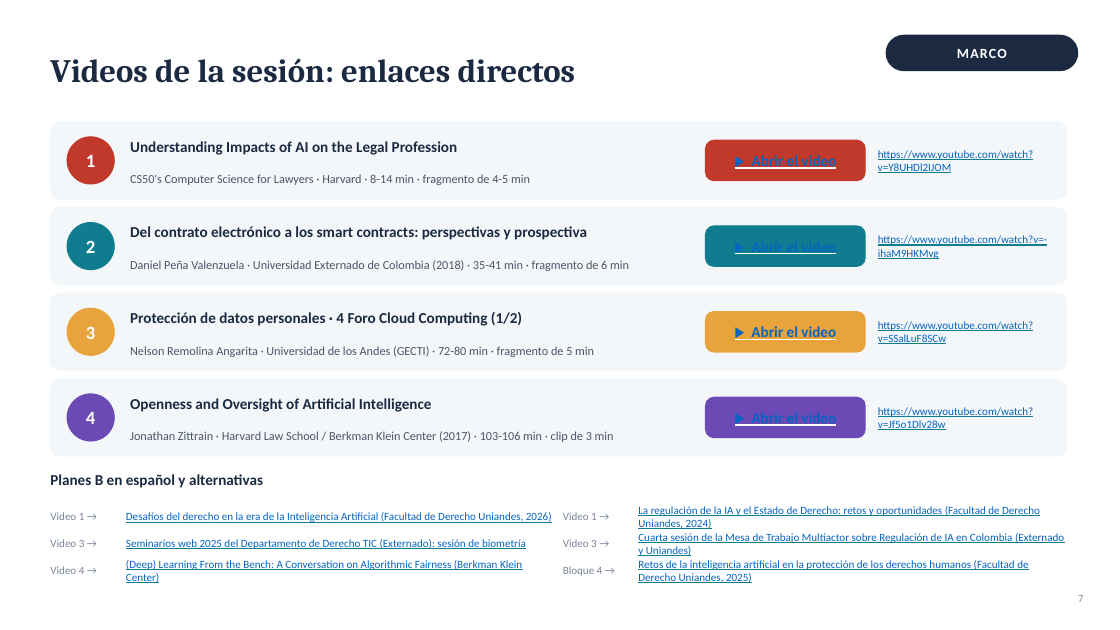
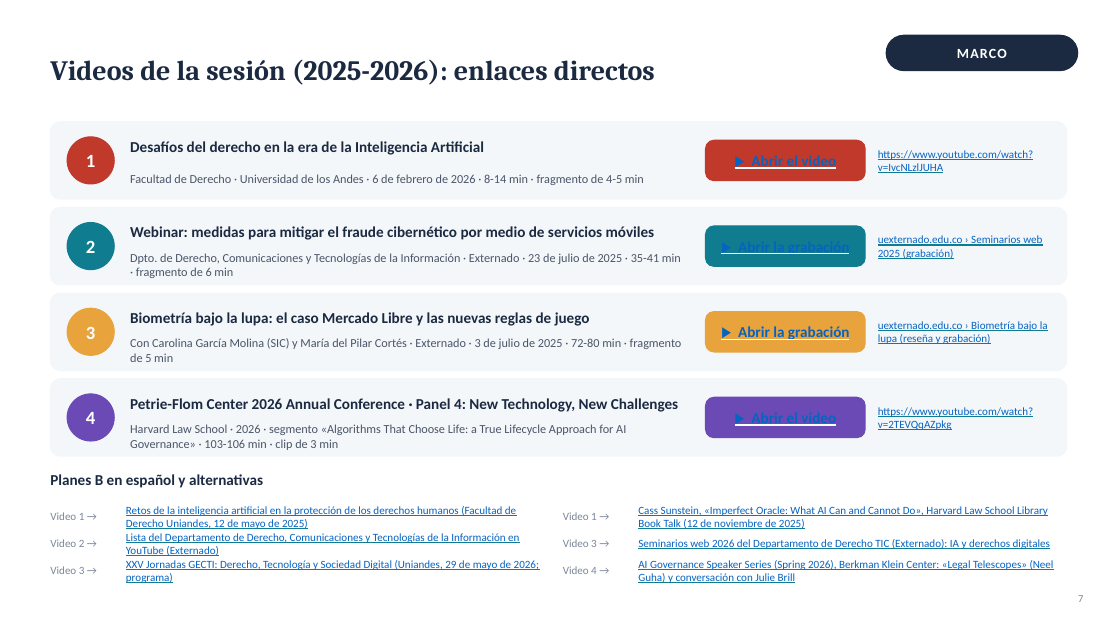
Before and after one commit to Arturoramos22/Arturoramos22, a slide deck: slide 7 of conferencia-derecho-tecnologia/DIAPOSITIVAS.pptx. Drawn at 1120x630 pixels with LibreOffice and Linux fonts; fonts in the diff are those of the drawing. Boxes give left, top, right and bottom in pixels: in the first picture for what was removed or moved away, otherwise in the second. Text is boxed around its words. In the diff, an @@ line names an element or a change of style, - is before the commit and + after.

```diff
--- a/conferencia-derecho-tecnologia/DIAPOSITIVAS.pptx
+++ b/conferencia-derecho-tecnologia/DIAPOSITIVAS.pptx
@@ text at (50, 59, 655, 85): text changed; size 28 to 24 pt @@
-Videos de la sesión: enlaces directos
+Videos de la sesión (2025-2026): enlaces directos
@@ text at (130, 141, 484, 155): text changed @@
-Understanding Impacts of AI on the Legal Profession
+Desafíos del derecho en la era de la Inteligencia Artificial
@@ text at (130, 174, 644, 185): text changed @@
-CS50's Computer Science for Lawyers · Harvard · 8-14 min · fragmento de 4-5 min
+Facultad de Derecho · Universidad de los Andes · 6 de febrero de 2026 · 8-14 min · fragmento de 4-5 min
@@ text at (878, 150, 1033, 173): text changed @@
-https://www.youtube.com/watch?v=Y8UHDl2IJOM
+https://www.youtube.com/watch?v=IvcNLzlJUHA
@@ text at (130, 226, 655, 240): text changed @@
-Del contrato electrónico a los smart contracts: perspectivas y prospectiva
+Webinar: medidas para mitigar el fraude cibernético por medio de servicios móviles
@@ text at (878, 235, 1042, 259): text changed @@
-https://www.youtube.com/watch?v=-ihaM9HKMvg
+uexternado.edu.co › Seminarios web 2025 (grabación)
@@ text at (130, 253, 681, 278): text changed @@
-Daniel Peña Valenzuela · Universidad Externado de Colombia (2018) · 35-41 min · fragmento de 6 min
+Dpto. de Derecho, Comunicaciones y Tecnologías de la Información · Externado · 23 de julio de 2025 · 35-41 min · fragmento de 6 min
@@ text at (738, 242, 850, 254): text changed @@
-▶ Abrir el video
+▶ Abrir la grabación
@@ text at (130, 312, 590, 326): text changed @@
-Protección de datos personales · 4 Foro Cloud Computing (1/2)
+Biometría bajo la lupa: el caso Mercado Libre y las nuevas reglas de juego
@@ text at (738, 326, 850, 340): text changed @@
-▶ Abrir el video
+▶ Abrir la grabación
@@ text at (878, 321, 1048, 344): text changed @@
-https://www.youtube.com/watch?v=SSalLuF8SCw
+uexternado.edu.co › Biometría bajo la lupa (reseña y grabación)
@@ text at (130, 338, 682, 362): text changed @@
-Nelson Remolina Angarita · Universidad de los Andes (GECTI) · 72-80 min · fragmento de 5 min
+Con Carolina García Molina (SIC) y María del Pilar Cortés · Externado · 3 de julio de 2025 · 72-80 min · fragmento de 5 min
@@ text at (130, 398, 678, 412): text changed @@
-Openness and Oversight of Artificial Intelligence
+Petrie-Flom Center 2026 Annual Conference · Panel 4: New Technology, New Challenges
@@ text at (878, 407, 1033, 430): text changed @@
-https://www.youtube.com/watch?v=Jf5o1Dlv28w
+https://www.youtube.com/watch?v=2TEVQqAZpkg
@@ text at (130, 424, 626, 450): text changed @@
-Jonathan Zittrain · Harvard Law School / Berkman Klein Center (2017) · 103-106 min · clip de 3 min
+Harvard Law School · 2026 · segmento «Algorithms That Choose Life: a True Lifecycle Approach for AI Governance» · 103-106 min · clip de 3 min
@@ text at (126, 506, 516, 529): text changed @@
-Desafíos del derecho en la era de la Inteligencia Artificial (Facultad de Derecho Uniandes, 2026)
+Retos de la inteligencia artificial en la protección de los derechos humanos (Facultad de Derecho Uniandes, 12 de mayo de 2025)
@@ text at (638, 506, 1048, 529): text changed @@
-La regulación de la IA y el Estado de Derecho: retos y oportunidades (Facultad de Derecho Uniandes, 2024)
+Cass Sunstein, «Imperfect Oracle: What AI Can and Cannot Do», Harvard Law School Library Book Talk (12 de noviembre de 2025)
@@ text at (126, 533, 519, 556): text changed @@
-Seminarios web 2025 del Departamento de Derecho TIC (Externado): sesión de biometría
+Lista del Departamento de Derecho, Comunicaciones y Tecnologías de la Información en YouTube (Externado)
@@ text at (638, 539, 1050, 549): text changed @@
-Cuarta sesión de la Mesa de Trabajo Multiactor sobre Regulación de IA en Colombia (Externado y Uniandes)
+Seminarios web 2026 del Departamento de Derecho TIC (Externado): IA y derechos digitales
@@ text at (50, 566, 85, 574): text changed @@
-Video 4 →
+Video 3 →
@@ text at (126, 560, 539, 583): text changed @@
-(Deep) Learning From the Bench: A Conversation on Algorithmic Fairness (Berkman Klein Center)
+XXV Jornadas GECTI: Derecho, Tecnología y Sociedad Digital (Uniandes, 29 de mayo de 2026; programa)
@@ text at (563, 566, 597, 574): text changed @@
-Bloque 4 →
+Video 4 →
@@ text at (638, 560, 1054, 583): text changed @@
-Retos de la inteligencia artificial en la protección de los derechos humanos (Facultad de Derecho Uniandes, 2025)
+AI Governance Speaker Series (Spring 2026), Berkman Klein Center: «Legal Telescopes» (Neel Guha) y conversación con Julie Brill
```
Also in this commit, not shown: 9 other slides changed, 6 other files.
